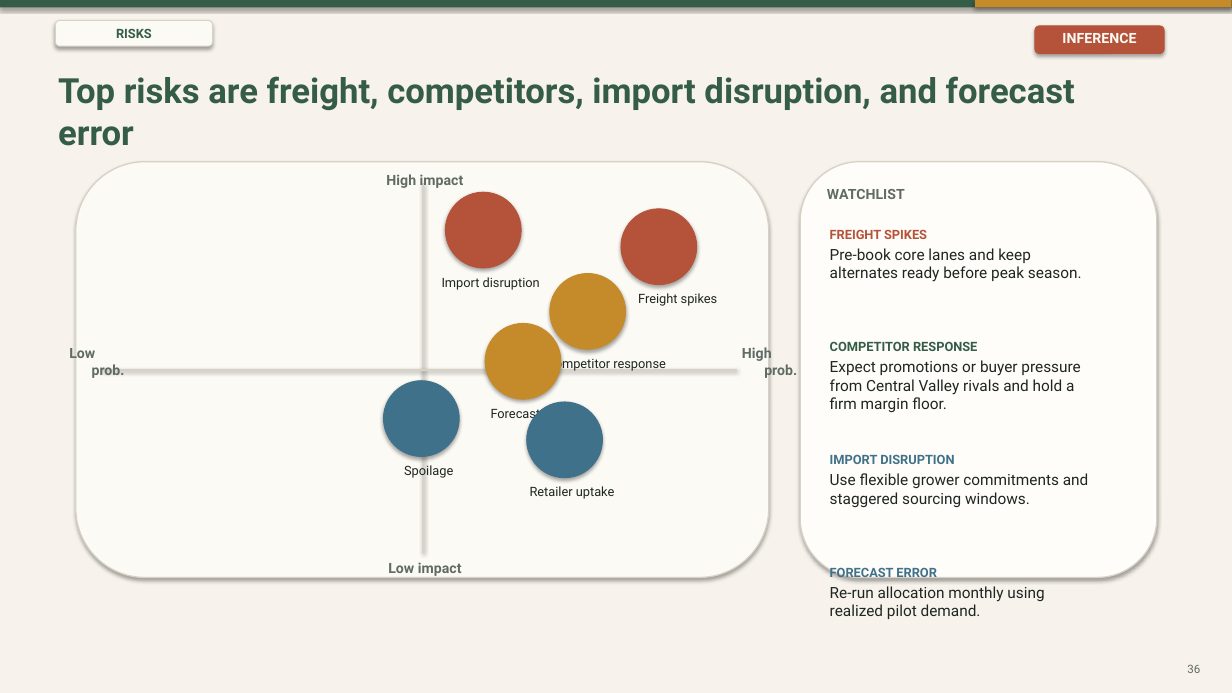
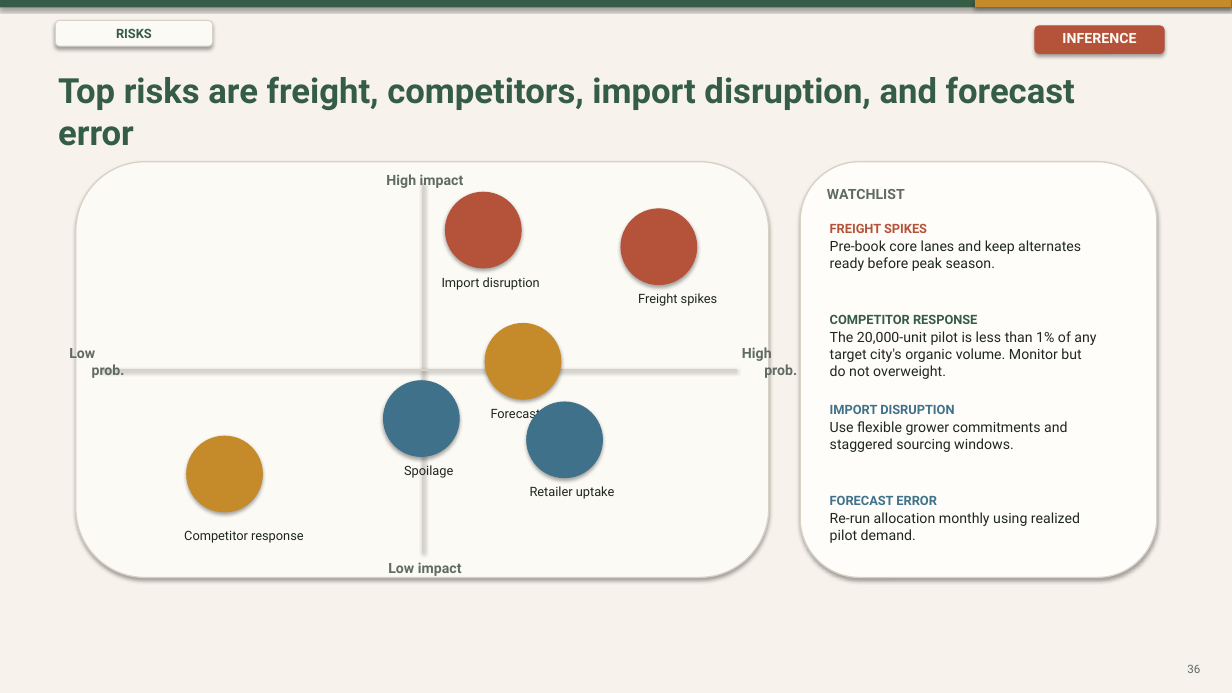
Before and after one commit to Knightery/IMA2026, a slide deck: slide 36 of slides/case-deck.pptx. Drawn at 1232x693 pixels with LibreOffice and Linux fonts; fonts in the diff are those of the drawing. Boxes give left, top, right and bottom in pixels: in the first picture for what was removed or moved away, otherwise in the second. Text is boxed around its words. In the diff, an @@ line names an element or a change of style, - is before the commit and + after.

```diff
--- a/slides/case-deck.pptx
+++ b/slides/case-deck.pptx
@@ text "FREIGHT SPIKES": place and size @@
-text "FREIGHT SPIKES" at (830, 229, 927, 239)
+text "FREIGHT SPIKES" at (830, 223, 927, 233)
@@ text "Pre-book core lanes and keep ...": place and size @@
-text "Pre-book core lanes and keep ..." at (830, 248, 1082, 282)
+text "Pre-book core lanes and keep ..." at (830, 240, 1081, 271)
@@ text "COMPETITOR RESPONSE": place and size @@
-text "COMPETITOR RESPONSE" at (830, 341, 977, 351)
+text "COMPETITOR RESPONSE" at (830, 314, 977, 324)
@@ text at (830, 331, 1096, 379): text changed; size 12 to 11 pt @@
-Expect promotions or buyer pressure from Central Valley rivals and hold a firm margin floor.
+The 20,000-unit pilot is less than 1% of any target city's organic volume. Monitor but do not overweight.
@@ text "IMPORT DISRUPTION": place and size @@
-text "IMPORT DISRUPTION" at (830, 454, 954, 464)
+text "IMPORT DISRUPTION" at (830, 404, 954, 414)
@@ text "Use flexible grower commitments and ...": place and size @@
-text "Use flexible grower commitments and ..." at (830, 473, 1089, 507)
+text "Use flexible grower commitments and ..." at (830, 421, 1067, 452)
@@ ellipse: place and size @@
-ellipse at (550, 274, 626, 349)
+ellipse at (187, 436, 262, 512)
@@ size 12 to 11 pt in 3 elements at (830, 240, 1081, 271), (830, 421, 1067, 452), (830, 512, 1080, 543) @@
@@ text "FORECAST ERROR" rewrapped from (830, 565, 937, 581) to (830, 495, 937, 505) @@
@@ text "Re-run allocation monthly using realized ...": place and size @@
-text "Re-run allocation monthly using realized ..." at (830, 586, 1044, 619)
+text "Re-run allocation monthly using realized ..." at (830, 512, 1080, 543)
@@ text "Competitor response": place and size @@
-text "Competitor response" at (546, 356, 666, 372)
+text "Competitor response" at (184, 530, 304, 543)
```
Also in this commit, not shown: 4 other slides changed, 5 slides added, 5 slides removed, 8 other files.
